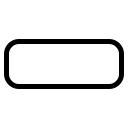
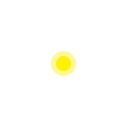
Layer changes from the first (128, 128) image to the second:
hid "Rounded Rectangle 1 copy" over [4, 39, 124, 89]
showed "Ellipse 1", painted on it over [34, 39, 94, 89]
